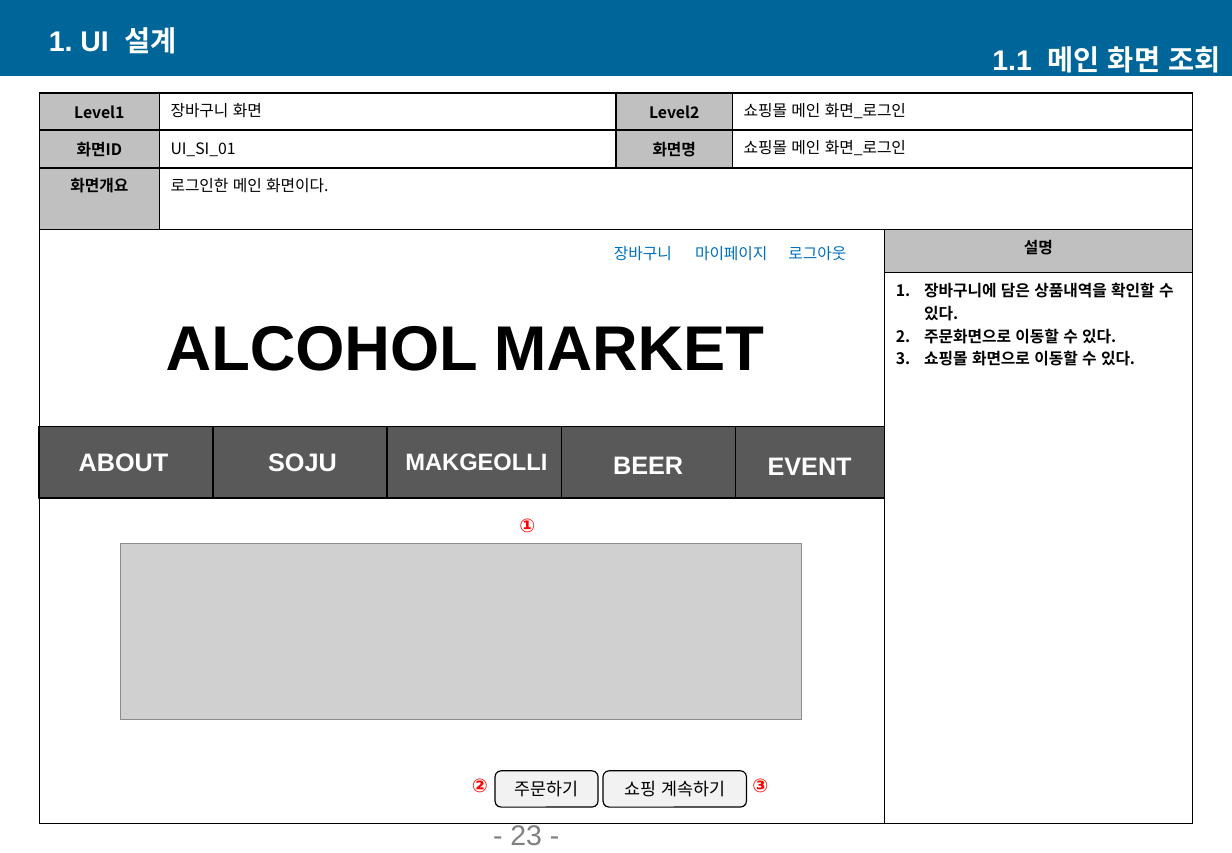
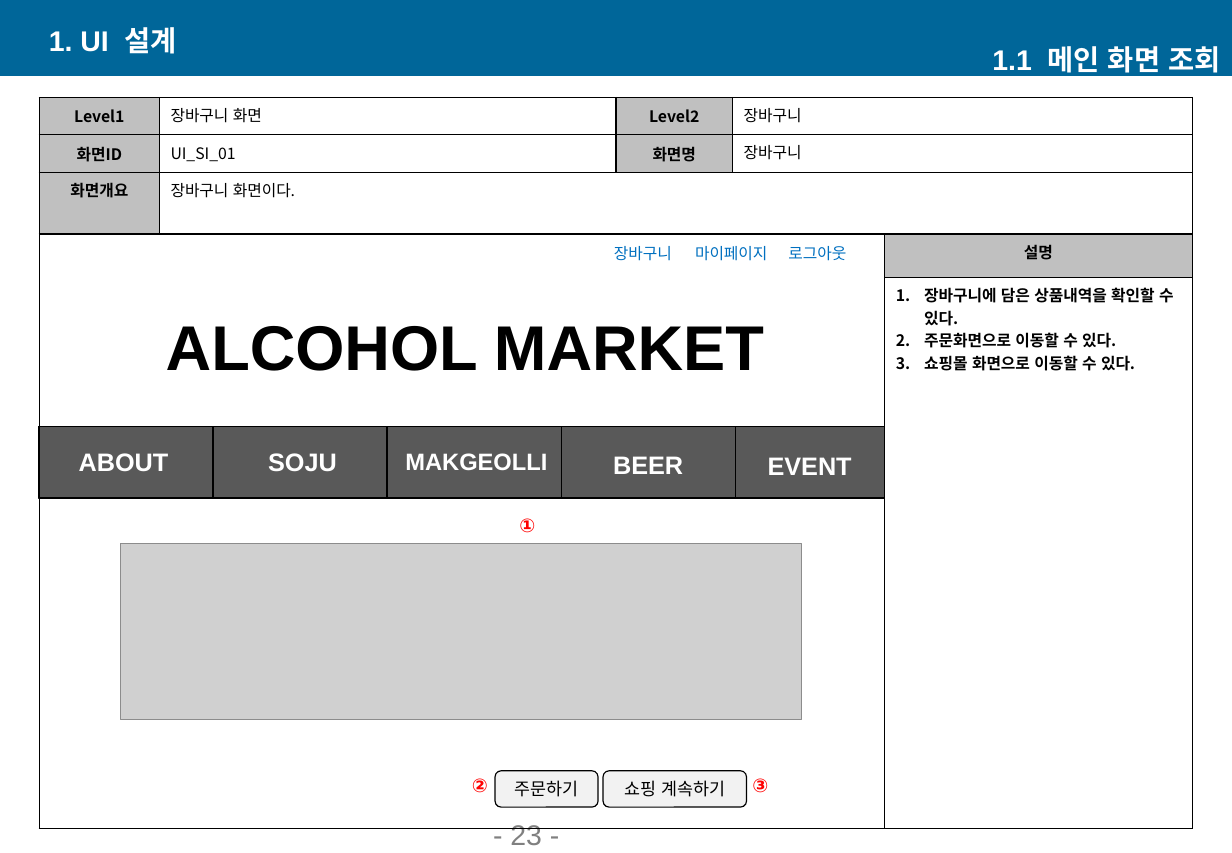
Before and after one commit to ki-mii/ezen_prj, a slide deck: slide 24 of 쇼핑몰관리_UI설계서.pptx. Drawn at 1232x853 pixels with LibreOffice and Linux fonts; fonts in the diff are those of the drawing; grey boxes stand for pictures. Boxes give left, top, right and bottom in pixels: in the first picture for what was removed or moved away, otherwise in the second. Text is boxed around its words. In the diff, an @@ line names an element or a change of style, - is before the commit and + after.

```diff
--- a/쇼핑몰관리_UI설계서.pptx
+++ b/쇼핑몰관리_UI설계서.pptx
@@ table at (x1=40, y1=98, x2=1194, y2=829) @@
-row 1, column 4: 쇼핑몰 메인 화면_로그인
+row 1, column 4: 장바구니
-row 2, column 4: 쇼핑몰 메인 화면_로그인
+row 2, column 4: 장바구니
-row 3, column 2: 로그인한 메인 화면이다.
+row 3, column 2: 장바구니 화면이다.
@@ table moved from (x1=40, y1=93, x2=1194, y2=825) to (x1=40, y1=98, x2=1194, y2=829) @@
```
Also in this commit, not shown: 19 other slides changed, 3 slides added.
